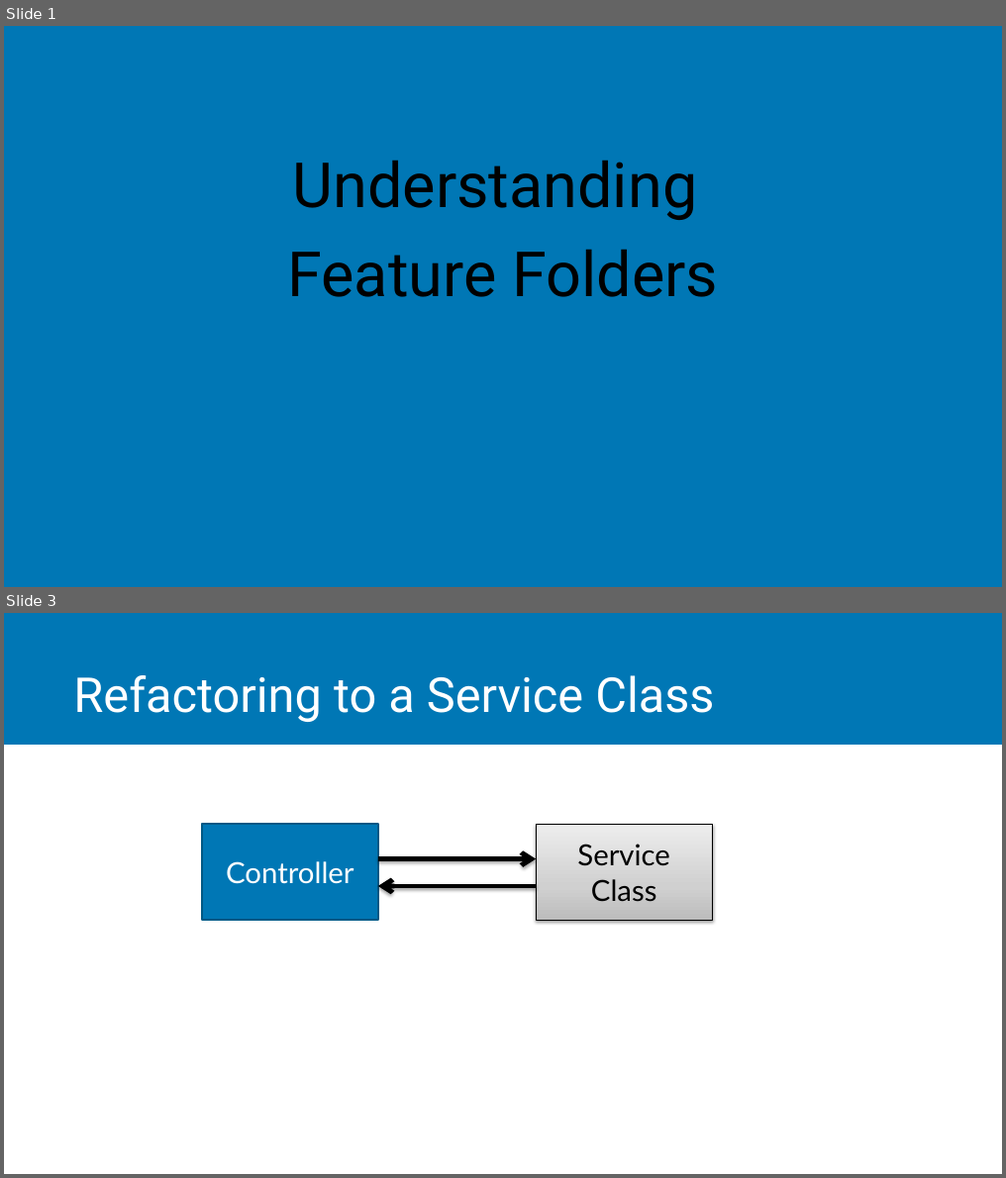
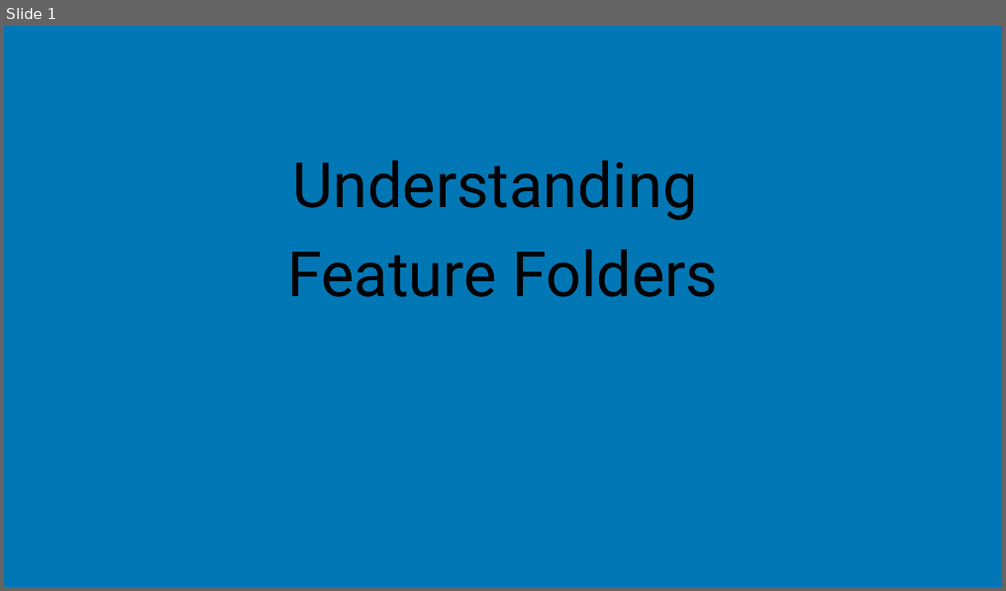
Before and after one commit to jchadwick/CustomizingAspNetMvc, a slide deck: 07_01-FeatureFolders.pptx. Shown one above the other, each under a label of ours: slides 1 and 3 before the commit, slide 1 after it; the slides between them are not shown. The pictures are 1006x1178 and 1006x591 pixels, drawn with LibreOffice and Linux fonts; fonts in the diff are those of the drawing. Boxes give left, top, right and bottom in pixels: in the first picture for what was removed or moved away, otherwise in the second. Text is boxed around its words. In the diff, an @@ line names an element or a change of style, - is before the commit and + after.

```diff
--- a/07_01-FeatureFolders.pptx
+++ b/07_01-FeatureFolders.pptx
@@ slide 3 removed at <box>4,613,1002,1174</box>, background #FFFFFF @@
@@ rectangle removed at <box>4,613,1002,745</box> @@
@@ title removed at <box>73,675,714,722</box> @@
-Refactoring to a Service Class
@@ rectangle removed at <box>202,824,378,921</box> @@
-Controller
@@ rectangle removed at <box>536,824,712,921</box> @@
-Service
-Class
@@ arrow removed from (378, 860) to (537, 860) @@
@@ arrow removed from (536, 886) to (378, 886) @@
```
Also in this commit, not shown: 6 slides added, 7 other slides removed, 1 other file.
